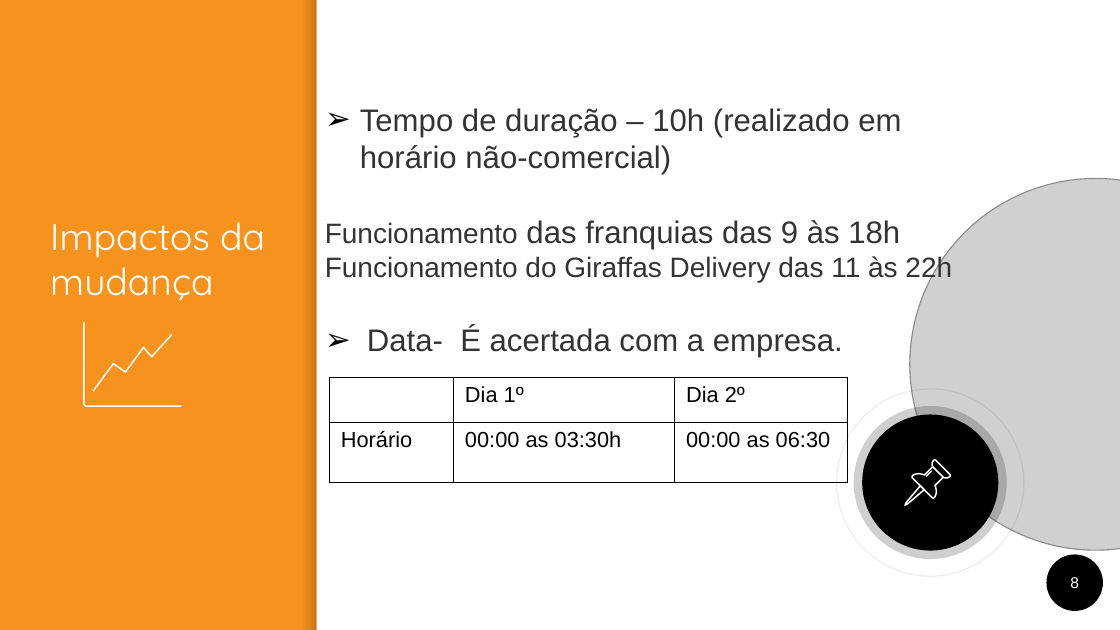
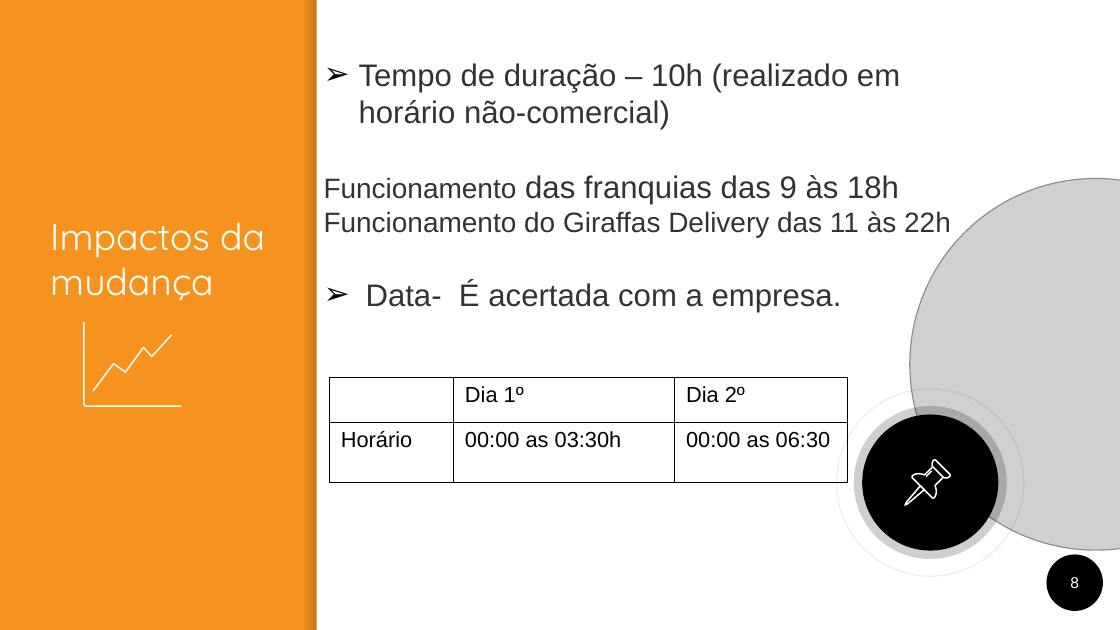
Before and after one commit to Nathymedina2305/TI, a slide deck: slide 8 of GMUD.pptx. Drawn at 1120x630 pixels with LibreOffice and Linux fonts; fonts in the diff are those of the drawing; grey boxes stand for pictures. Boxes give left, top, right and bottom in pixels: in the first picture for what was removed or moved away, otherwise in the second. Text is boxed around its words. In the diff, an @@ line names an element or a change of style, - is before the commit and + after.

```diff
--- a/GMUD.pptx
+++ b/GMUD.pptx
@@ text "Tempo de duração – 10h ...": place and size @@
-text "Tempo de duração – 10h ..." at (325,108,952,358)
+text "Tempo de duração – 10h ..." at (324,63,951,312)
```
Also in this commit, not shown: 1 other slide changed.
